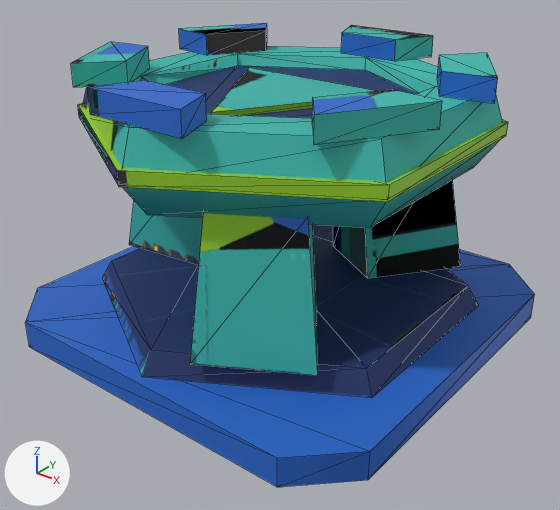
What one commit did to the glTF model Tools/ModelFactory/R4SixStyles1/models/03_ArcadeLowPoly/R4X_FlyingDroneDeployer/R4X_FlyingDroneDeployer_LOD1.glb.
Rendered twice from a camera (50 mm lens) standing at (0.536, -0.678, 0.243) and looking at (0.015, -0.027, -0.16). Every picture has the same lights, and +X, +Y and +Z are marked at lower left. The first picture is the older version. Mesh edges are drawn as thin lines. Vertices at exactly the same position are counted once.

In view in the first picture: 'R4X_FlyingDroneDeployer_LOD1'.
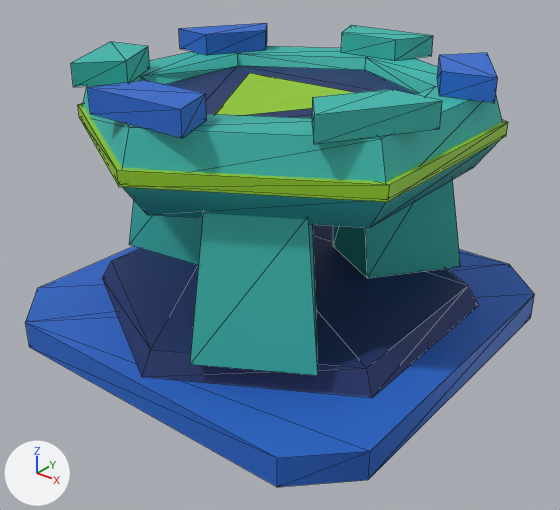
What differs and where, as boxes (x1, y1, x2, y2) in the pictures (560 x 510 px; the box of a moved part takes in the faces that stretch with it):
'R4X_FlyingDroneDeployer_LOD1', reshaped, surface changed: (25, 23, 535, 487) in both
part 1 of me_r4x_flyingdronedeployer_body_002, moved or reshaped: before (211, 67, 377, 115); after (216, 73, 355, 115)
part 2 of me_r4x_flyingdronedeployer_body_002, surface changed: (71, 24, 505, 399) in both

Diff of the bpy script that builds the scene:
```diff
--- a/Tools/ModelFactory/R4SixStyles1/models/03_ArcadeLowPoly/R4X_FlyingDroneDeployer/R4X_FlyingDroneDeployer_LOD1.glb.py
+++ b/Tools/ModelFactory/R4SixStyles1/models/03_ArcadeLowPoly/R4X_FlyingDroneDeployer/R4X_FlyingDroneDeployer_LOD1.glb.py
@@ me_r4x_flyingdronedeployer_body_002 @@
 me_r4x_flyingdronedeployer_body_002.from_pydata(...)  # 160 vertices, 260 faces; spans x -0.25..0.25, y -0.25..0.25, z -0.26..0.066
 # used by ob_r4x_flyingdronedeployer_lod1; location = (0.0, 0.0, 0.0)
+# me_r4x_flyingdronedeployer_body_002 part 1: the loose piece of 6 vertices spanning x -0.104..0.104, y -0.12..0.06, z 0.024..0.031 is moved by (0.0, 0.0, -0.006)
+# me_r4x_flyingdronedeployer_body_002 part 2: texture (UV) coordinates of 180 of 260 faces, centred in x -0.23..0.23, y -0.25..0.23, z -0.26..0.066, changed; they spanned u 0.0..0.99, v 0.0..1.0 and now span u 0.0..0.98, v 0.0..1.0
 me_r4x_flyingdronedeployer_body_002.materials.append(mat_r4x_flyingdronedeployer_03_arcadelowpoly)
```
